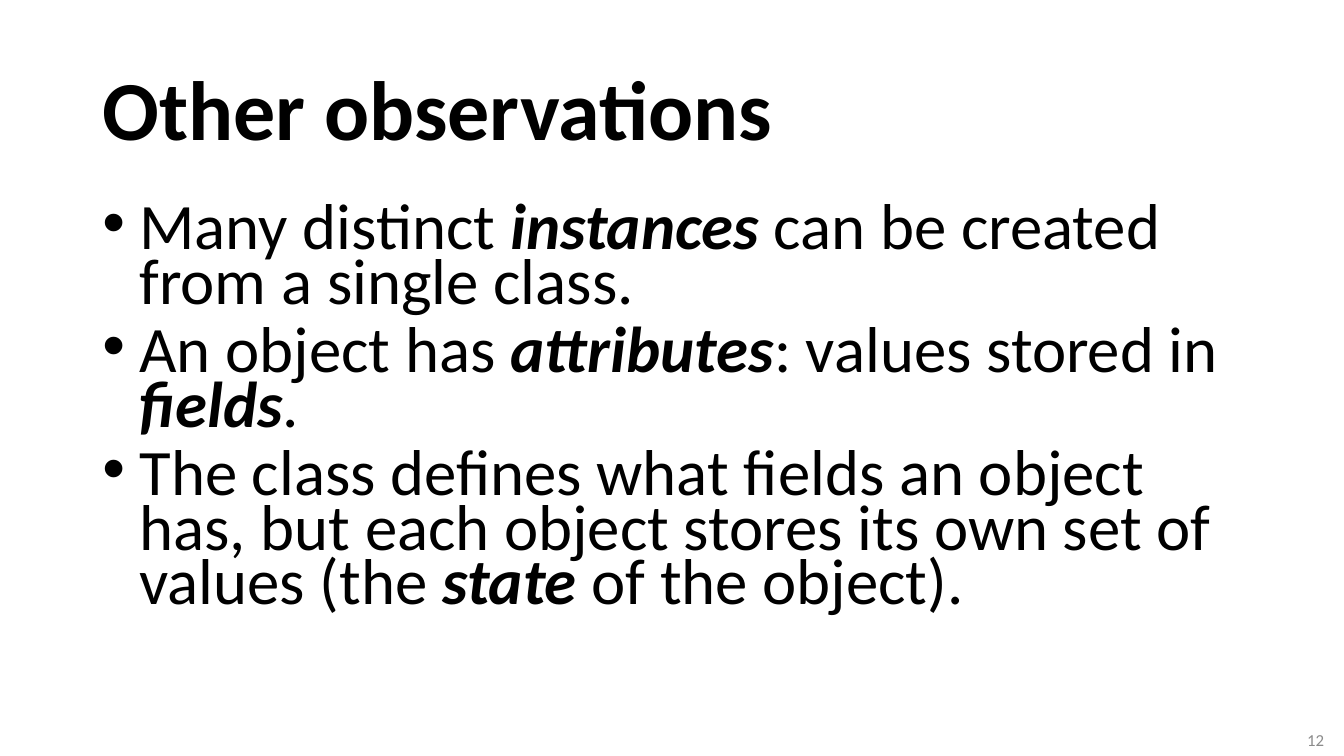
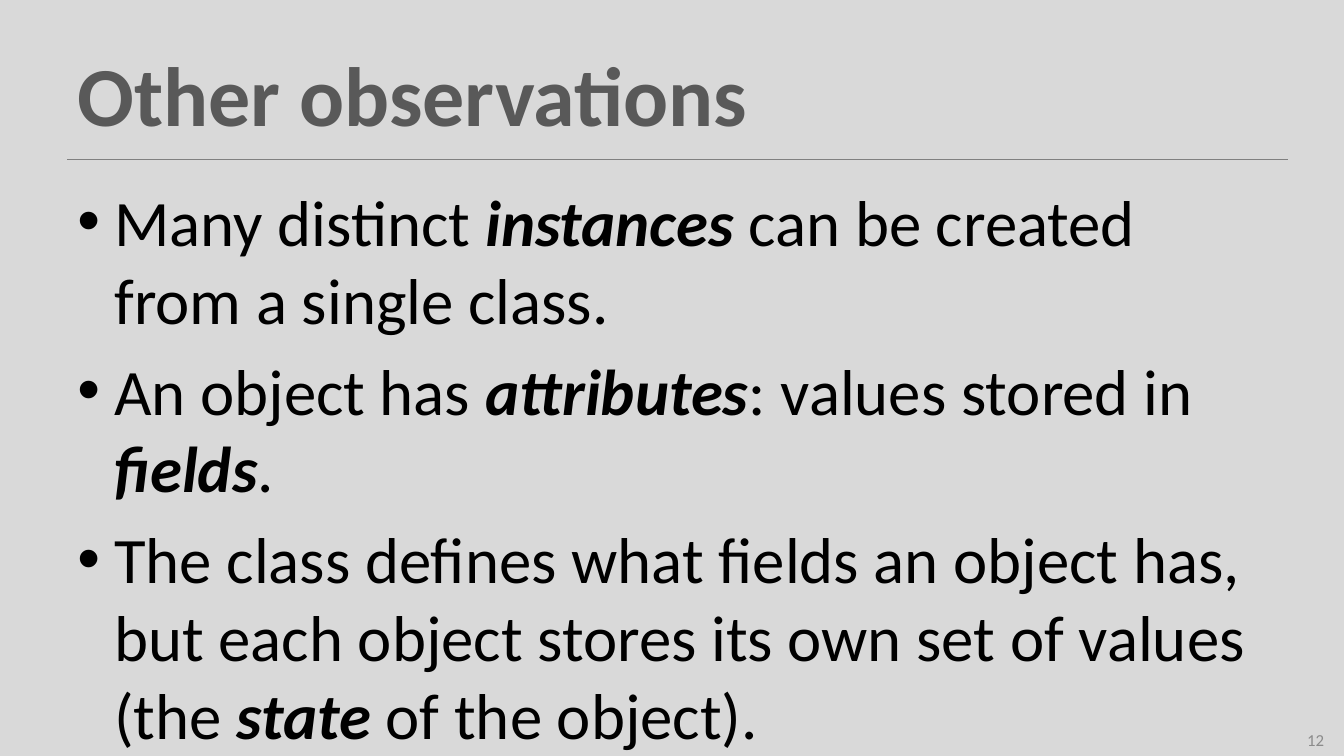
Before and after one commit to Programming-Fundamentals-SETU/prog-fund-1-sept-25, a slide deck: slide 12 of topic01-objects-and-classes/unit-1/talk-2-classes/classes.pptx. Drawn at 1344x756 pixels with LibreOffice and Linux fonts; fonts in the diff are those of the drawing. Boxes give left, top, right and bottom in pixels: in the first picture for what was removed or moved away, otherwise in the second. Text is boxed around its words. In the diff, an @@ line names an element or a change of style, - is before the commit and + after.

```diff
--- a/topic01-objects-and-classes/unit-1/talk-2-classes/classes.pptx
+++ b/topic01-objects-and-classes/unit-1/talk-2-classes/classes.pptx
@@ background #FFFFFF to #D9D9D9 @@
@@ title "Other observations": place and size @@
-title "Other observations" at bbox=[102, 81, 772, 141]
+title "Other observations" at bbox=[77, 67, 747, 127]
@@ title "Other observations" at bbox=[77, 67, 747, 127]: text colour #000000 to #595959; line spacing 0.9 to 1 @@
@@ text "Many distinct instances can be ...": place and size @@
-text "Many distinct instances can be ..." at bbox=[139, 203, 1218, 615]
+text "Many distinct instances can be ..." at bbox=[114, 200, 1245, 750]
@@ text "Many distinct instances can be ..." at bbox=[114, 200, 1245, 750]: line spacing 0.7 to 1 @@
@@ line added from (68, 159) to (1289, 159), #808080 1 pt @@
```
Also in this commit, not shown: 19 other slides changed, 13 other files.
